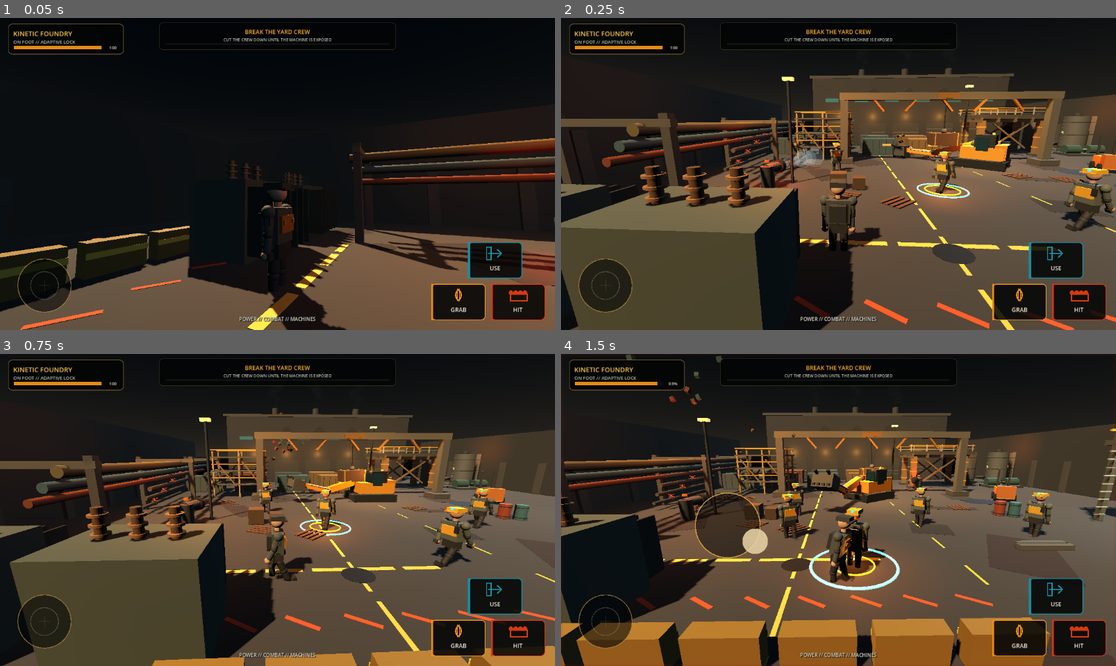
Above: before the commit, frames 1-4 (two rows, left to right).
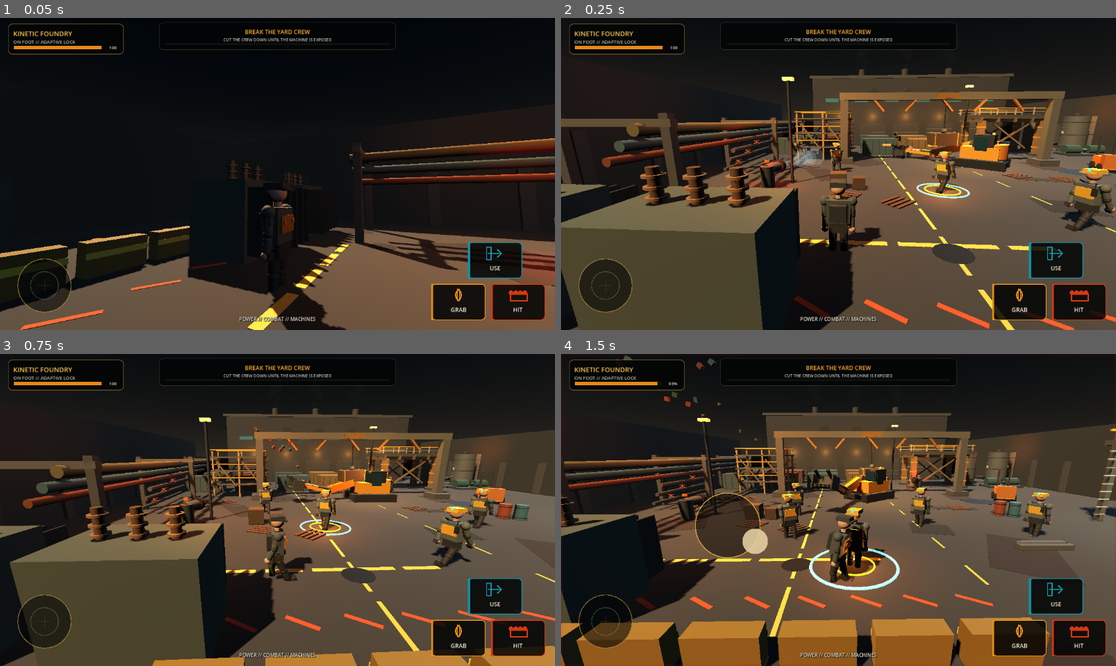
Above: after the commit, the same moments.

Repository: IssisX/IssisX
Game: Godot game, scene res://Main.tscn
The game is run twice, just before and just after one commit, with the same random seed, the same clock (stepped at 60 frames per second) and the same inputs.
Inputs (mouse positions are in pixels of both pictures, inside the frame that each line leads up to):
- Up to frame 1 (0.05 s): no input
- Up to frame 2 (0.25 s): no input
- Up to frame 3 (0.75 s): move the mouse to (399, 494) at 0.52 s; hold D from 0.53 s (still down); hold E from 0.53 s (still down); click (399, 494) at 0.67 s
- Up to frame 4 (1.5 s): release D at 1.25 s; release E at 1.25 s; drag from (727, 525) to (810, 572) at 1.27 s

Frame 1 is identical in both runs. In frame 2, 0.3% of the frame differs, in the area x 59-82%, y 36-48%; in frame 3, 0.4%; in frame 4, 0.6%, in the area x 10-61%, y 0-52%.
Error in both runs: Invalid call. Nonexistent function 'request_hijack' in base 'CharacterBody3D (Excavator)'. (res://scripts/game_main.gd:152)

Commit message:
Add excavator arm contact shapes and improve mechanical silhouette

Diff:
--- a/kinetic-foundry/scripts/excavator_visual.gd
+++ b/kinetic-foundry/scripts/excavator_visual.gd
@@ -4,6 +4,7 @@
 
 static func build(root: Node3D) -> Dictionary:
     var nodes := {}
+    var arm_shapes: Array[CollisionShape3D] = []
 
     var undercarriage := GeomUtil.box_mesh(Vector3(3.25, 0.46, 4.45), Color(0.09, 0.095, 0.085), 0.94, 0.18)
     undercarriage.position.y = 0.62
@@ -13,46 +14,52 @@
         var track := GeomUtil.box_mesh(Vector3(0.68, 0.82, 4.55), Color(0.055, 0.06, 0.055), 0.98, 0.22)
         track.position = Vector3(side * 1.43, 0.58, 0.0)
         root.add_child(track)
-        for shoe_i in 8:
-            var shoe := GeomUtil.box_mesh(Vector3(0.78, 0.09, 0.46), Color(0.16, 0.17, 0.15), 0.94, 0.28)
-            shoe.position = Vector3(side * 1.43, 1.02, -1.62 + float(shoe_i) * 0.47)
+        for shoe_i in 10:
+            var shoe := GeomUtil.box_mesh(Vector3(0.78, 0.08, 0.39), Color(0.17, 0.18, 0.16), 0.94, 0.30)
+            shoe.position = Vector3(side * 1.43, 1.02, -1.78 + float(shoe_i) * 0.40)
             root.add_child(shoe)
+        for roller_i in 5:
+            var roller := GeomUtil.cylinder_mesh(0.32, 0.52, Color(0.12, 0.13, 0.12), 0.90, 0.34)
+            roller.rotation.z = PI * 0.5
+            roller.position = Vector3(side * 1.43, 0.56, -1.45 + float(roller_i) * 0.72)
+            root.add_child(roller)
 
     var turntable := GeomUtil.cylinder_mesh(1.15, 0.44, Color(0.18, 0.19, 0.17), 0.84, 0.30)
     turntable.position.y = 1.10
     root.add_child(turntable)
 
-    var chassis := GeomUtil.box_mesh(Vector3(2.85, 1.16, 3.72), Color(0.80, 0.47, 0.055), 0.66, 0.16)
-    chassis.position = Vector3(0.0, 1.65, 0.16)
+    var chassis := GeomUtil.box_mesh(Vector3(2.85, 1.16, 3.30), Color(0.80, 0.47, 0.055), 0.66, 0.16)
+    chassis.position = Vector3(0.0, 1.65, -0.05)
     root.add_child(chassis)
 
-    var counterweight := GeomUtil.box_mesh(Vector3(2.75, 1.34, 1.22), Color(0.74, 0.40, 0.045), 0.72, 0.18)
-    counterweight.position = Vector3(0.0, 1.82, 1.55)
+    var counterweight := GeomUtil.cylinder_mesh(1.36, 1.34, Color(0.74, 0.40, 0.045), 0.72, 0.18)
+    counterweight.scale = Vector3(1.0, 1.0, 0.54)
+    counterweight.position = Vector3(0.0, 1.82, 1.42)
     root.add_child(counterweight)
 
     var engine_cover := GeomUtil.box_mesh(Vector3(1.18, 1.18, 1.65), Color(0.68, 0.37, 0.045), 0.70, 0.14)
-    engine_cover.position = Vector3(0.70, 2.15, 0.58)
+    engine_cover.position = Vector3(0.70, 2.15, 0.44)
     root.add_child(engine_cover)
     nodes.engine_cover = engine_cover
 
-    for grille_i in 5:
-        var grille := GeomUtil.box_mesh(Vector3(0.035, 0.72, 0.14), Color(0.11, 0.12, 0.105), 0.86, 0.24)
-        grille.position = Vector3(1.305, 1.92, -0.30 + float(grille_i) * 0.28)
+    for grille_i in 6:
+        var grille := GeomUtil.box_mesh(Vector3(0.035, 0.72, 0.11), Color(0.11, 0.12, 0.105), 0.86, 0.24)
+        grille.position = Vector3(1.305, 1.92, -0.30 + float(grille_i) * 0.23)
         root.add_child(grille)
 
     var cab_frame := GeomUtil.box_mesh(Vector3(1.46, 1.90, 1.72), Color(0.085, 0.095, 0.09), 0.56, 0.28)
-    cab_frame.position = Vector3(-0.66, 2.48, 0.34)
+    cab_frame.position = Vector3(-0.66, 2.48, 0.24)
     root.add_child(cab_frame)
 
     var windshield := GeomUtil.box_mesh(Vector3(1.08, 1.34, 0.055), Color(0.10, 0.20, 0.22), 0.22, 0.40)
-    windshield.position = Vector3(-0.66, 2.53, -0.55)
+    windshield.position = Vector3(-0.66, 2.53, -0.65)
     root.add_child(windshield)
     var side_window := GeomUtil.box_mesh(Vector3(0.055, 1.28, 1.04), Color(0.10, 0.20, 0.22), 0.22, 0.40)
-    side_window.position = Vector3(-1.42, 2.54, 0.18)
+    side_window.position = Vector3(-1.42, 2.54, 0.08)
     root.add_child(side_window)
 
     var work_light := OmniLight3D.new()
-    work_light.position = Vector3(-0.74, 3.47, -0.58)
+    work_light.position = Vector3(-0.74, 3.47, -0.66)
     work_light.light_color = Color(1.0, 0.72, 0.38)
     work_light.light_energy = 1.8
     work_light.omni_range = 7.5
@@ -68,40 +75,70 @@
     boom.position = Vector3(0.62, 2.37, -0.88)
     root.add_child(boom)
     nodes.boom = boom
-    boom.add_child(GeomUtil.sphere_mesh(0.42, Color(0.18, 0.19, 0.17)))
+    var boom_hub := GeomUtil.cylinder_mesh(0.43, 0.72, Color(0.18, 0.19, 0.17), 0.76, 0.42)
+    boom_hub.rotation.z = PI * 0.5
+    boom.add_child(boom_hub)
     var boom_mesh := GeomUtil.box_mesh(Vector3(0.58, 0.66, 4.72), Color(0.84, 0.49, 0.055), 0.61, 0.14)
     boom_mesh.position.z = -2.15
     boom.add_child(boom_mesh)
-    var boom_rod := GeomUtil.capsule_mesh(0.095, 3.55, Color(0.68, 0.69, 0.64))
+    for plate_side in [-1.0, 1.0]:
+        var side_plate := GeomUtil.box_mesh(Vector3(0.07, 0.79, 4.48), Color(0.70, 0.38, 0.038), 0.68, 0.24)
+        side_plate.position = Vector3(plate_side * 0.31, 0.0, -2.15)
+        boom.add_child(side_plate)
+    var boom_barrel := GeomUtil.capsule_mesh(0.13, 2.10, Color(0.22, 0.23, 0.21))
+    boom_barrel.rotation.x = PI * 0.5
+    boom_barrel.position = Vector3(0.42, 0.20, -0.82)
+    boom.add_child(boom_barrel)
+    var boom_rod := GeomUtil.capsule_mesh(0.075, 2.25, Color(0.74, 0.75, 0.70))
     boom_rod.rotation.x = PI * 0.5
-    boom_rod.position = Vector3(0.42, 0.20, -1.72)
+    boom_rod.position = Vector3(0.42, 0.20, -2.45)
     boom.add_child(boom_rod)
+    arm_shapes.append(_make_arm_probe(boom, Vector3(0.72, 0.82, 4.55), Vector3(0.0, 0.0, -2.15)))
 
     var stick := Node3D.new()
     stick.position = Vector3(0.0, 0.0, -4.28)
     boom.add_child(stick)
     nodes.stick = stick
-    stick.add_child(GeomUtil.sphere_mesh(0.34, Color(0.18, 0.19, 0.17)))
+    var stick_hub := GeomUtil.cylinder_mesh(0.35, 0.64, Color(0.18, 0.19, 0.17), 0.76, 0.42)
+    stick_hub.rotation.z = PI * 0.5
+    stick.add_child(stick_hub)
     var stick_mesh := GeomUtil.box_mesh(Vector3(0.46, 0.54, 3.58), Color(0.84, 0.49, 0.055), 0.61, 0.14)
     stick_mesh.position.z = -1.65
     stick.add_child(stick_mesh)
-    var stick_rod := GeomUtil.capsule_mesh(0.075, 2.70, Color(0.69, 0.70, 0.66))
+    var stick_barrel := GeomUtil.capsule_mesh(0.11, 1.62, Color(0.22, 0.23, 0.21))
+    stick_barrel.rotation.x = PI * 0.5
+    stick_barrel.position = Vector3(-0.34, 0.18, -0.64)
+    stick.add_child(stick_barrel)
+    var stick_rod := GeomUtil.capsule_mesh(0.065, 1.74, Color(0.74, 0.75, 0.70))
     stick_rod.rotation.x = PI * 0.5
-    stick_rod.position = Vector3(-0.34, 0.18, -1.28)
+    stick_rod.position = Vector3(-0.34, 0.18, -1.92)
     stick.add_child(stick_rod)
+    arm_shapes.append(_make_arm_probe(stick, Vector3(0.60, 0.70, 3.45), Vector3(0.0, 0.0, -1.65)))
 
     var tool := Node3D.new()
     tool.position = Vector3(0.0, 0.0, -3.28)
     stick.add_child(tool)
     nodes.tool = tool
-    var bucket := GeomUtil.box_mesh(Vector3(1.86, 1.12, 1.30), Color(0.24, 0.25, 0.225), 0.90, 0.38)
-    bucket.position = Vector3(0.0, -0.12, -0.52)
-    tool.add_child(bucket)
-    for tooth_i in 4:
-        var tooth := GeomUtil.box_mesh(Vector3(0.22, 0.20, 0.54), Color(0.17, 0.18, 0.16), 0.94, 0.42)
-        tooth.position = Vector3(-0.66 + float(tooth_i) * 0.44, -0.46, -1.08)
-        tooth.rotation.x = -0.22
+
+    var bucket_back := GeomUtil.box_mesh(Vector3(1.86, 0.92, 0.30), Color(0.24, 0.25, 0.225), 0.90, 0.38)
+    bucket_back.position = Vector3(0.0, -0.06, -0.22)
+    bucket_back.rotation.x = -0.16
+    tool.add_child(bucket_back)
+    var bucket_floor := GeomUtil.box_mesh(Vector3(1.86, 0.22, 1.18), Color(0.21, 0.22, 0.20), 0.92, 0.42)
+    bucket_floor.position = Vector3(0.0, -0.50, -0.62)
+    bucket_floor.rotation.x = -0.12
+    tool.add_child(bucket_floor)
+    for side in [-1.0, 1.0]:
+        var cheek := GeomUtil.box_mesh(Vector3(0.12, 1.08, 1.22), Color(0.19, 0.20, 0.18), 0.92, 0.40)
+        cheek.position = Vector3(side * 0.88, -0.16, -0.56)
+        cheek.rotation.x = -0.10
+        tool.add_child(cheek)
+    for tooth_i in 5:
+        var tooth := GeomUtil.box_mesh(Vector3(0.18, 0.20, 0.58), Color(0.15, 0.16, 0.145), 0.94, 0.46)
+        tooth.position = Vector3(-0.72 + float(tooth_i) * 0.36, -0.56, -1.15)
+        tooth.rotation.x = -0.28
         tool.add_child(tooth)
+    arm_shapes.append(_make_arm_probe(tool, Vector3(1.92, 1.20, 1.48), Vector3(0.0, -0.14, -0.58)))
 
     var thumb := Node3D.new()
     thumb.position = Vector3(0.0, 0.38, -0.62)
@@ -123,11 +160,27 @@
     impact_probe.collision_mask = 4 | 8
     tool.add_child(impact_probe)
     var shape := BoxShape3D.new()
-    shape.size = Vector3(2.0, 1.55, 1.95)
+    shape.size = Vector3(2.05, 1.62, 2.00)
     var impact_collision := CollisionShape3D.new()
     impact_collision.shape = shape
-    impact_collision.position = Vector3(0.0, -0.10, -0.55)
+    impact_collision.position = Vector3(0.0, -0.10, -0.60)
     impact_probe.add_child(impact_collision)
     nodes.impact_probe = impact_probe
+    nodes.arm_shapes = arm_shapes
 
     return nodes
+
+static func _make_arm_probe(parent: Node3D, size: Vector3, local_position: Vector3) -> CollisionShape3D:
+    var area := Area3D.new()
+    area.collision_layer = 0
+    area.collision_mask = 8
+    area.monitoring = false
+    area.monitorable = false
+    parent.add_child(area)
+    var shape := BoxShape3D.new()
+    shape.size = size
+    var collision := CollisionShape3D.new()
+    collision.shape = shape
+    collision.position = local_position
+    area.add_child(collision)
+    return collision
